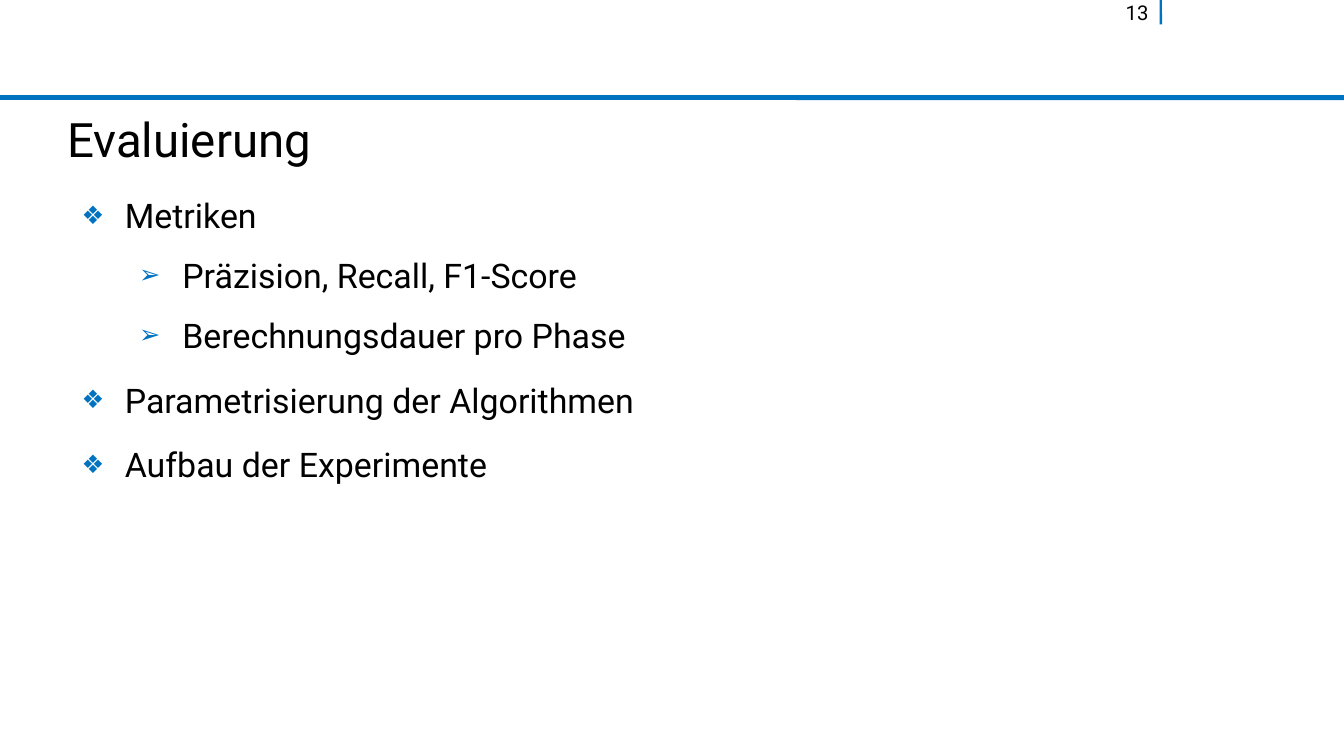
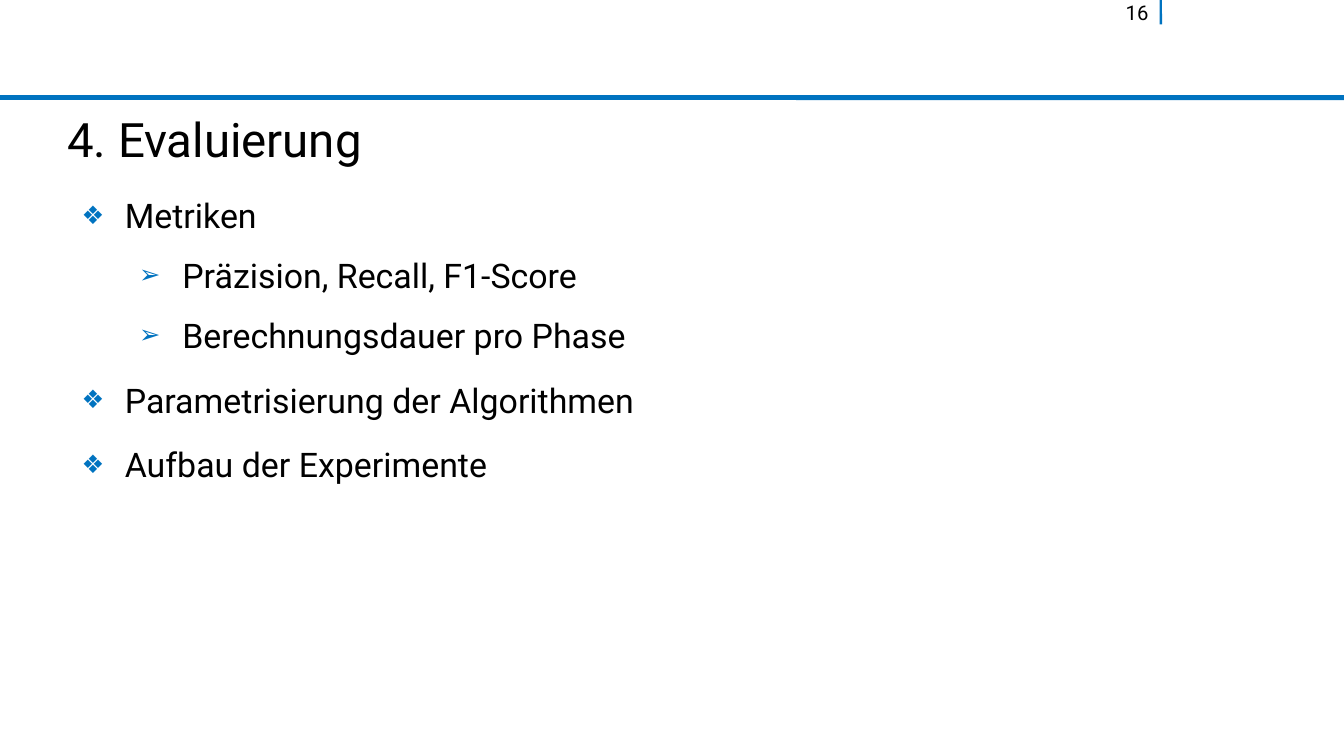
Before and after one commit to rocketman123456/Comparison-of-Real-Time-Plane-Detection-Algorithms, a slide deck: slide 16 of fin-prasentationsvorlage-libreoffice.odp (slide 13 before the commit). Drawn at 1344x756 pixels with LibreOffice and Linux fonts; fonts in the diff are those of the drawing; background and template pictures are left out. Boxes give left, top, right and bottom in pixels: in the first picture for what was removed or moved away, otherwise in the second. Text is boxed around its words. In the diff, an @@ line names an element or a change of style, - is before the commit and + after.

```diff
--- a/fin-prasentationsvorlage-libreoffice.odp
+++ b/fin-prasentationsvorlage-libreoffice.odp
@@ page number at (x1=1126, y1=5, x2=1149, y2=20): text changed @@
-13
+16
@@ title at (x1=67, y1=121, x2=362, y2=167): text changed @@
-Evaluierung
+4. Evaluierung
```
Also in this commit, not shown: 11 other slides changed, 5 slides added, 1 slide removed.
